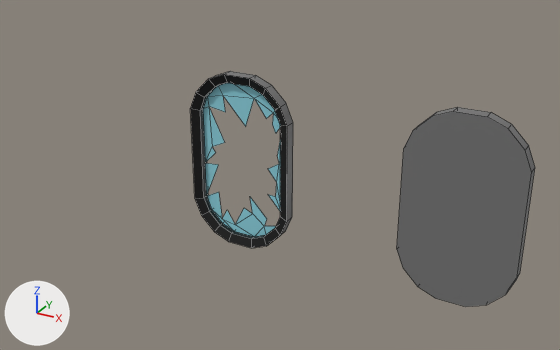
Before and after pictures for a commit that changed the FBX model Assets/Art/Models/Structures/WallMounts/Mirror.fbx.
Camera for both pictures: a camera (50 mm lens) standing at (-2.31, -2.44, 2.81) and looking at (-3.84, 0.33, 1.42). The axes (+X, +Y, +Z) are drawn at lower left. The lights are the same throughout. Mesh edges are drawn as thin lines. Where no turn or scale is listed for an object, it has been applied to the vertices.

The older version as bpy lines, for what is in view:
```python
me_cube_002 = bpy.data.meshes.new('Cube.002')
me_cube_002.from_pydata(...)  # 88 vertices, 53 faces; spans x -0.244..0.244, y 0.241..0.295, z 1.069..1.877
me_cube_002.materials.append(mat_palette05)  # picture img_palette05_png
me_cube_003 = bpy.data.meshes.new('Cube.003')
me_cube_003.from_pydata(...)  # 109 vertices, 92 faces; spans x -0.244..0.244, y 0.241..0.295, z 1.069..1.877
me_cube_003.materials.append(mat_palette05)  # picture img_palette05_png
ob_mirror = bpy.data.objects.new('mirror', me_cube_002)
ob_mirror.location = (-3.0, 0.0, 0.0)
ob_mirror_broken = bpy.data.objects.new('mirror-broken', me_cube_003)
ob_mirror_broken.location = (-4.0, 0.0, 0.0)
```
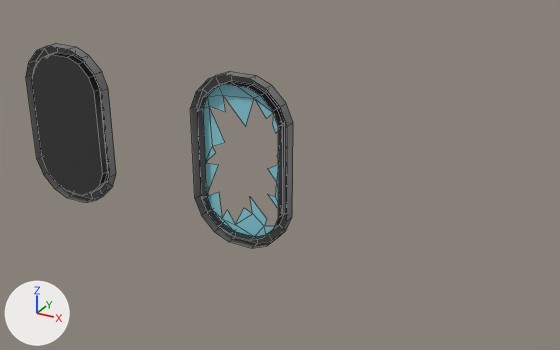
Where the change shows, as pixel boxes [x1, y1, x2, y2] in the pictures (560 x 350 px):
'mirror', deleted: before [397, 107, 535, 307]
'Mirror', added (black): after [26, 44, 116, 203]
part 1 of me_cube_003, cut back (black): before [190, 74, 287, 248]

The change, as a list of edits to the scene's bpy script:
```text
Change me_cube_003:
    used by ob_mirror_broken; location = (-4.0, 0.0, 0.0)
    remove me_cube_003.from_pydata(...)  # 109 vertices, 92 faces; spans x -0.244..0.244, y 0.241..0.295, z 1.069..1.877
    add me_cube_003.from_pydata(...)  # 109 vertices, 76 faces; spans x -0.244..0.244, y 0.24..0.295, z 1.069..1.877
    me_cube_003 part 1
    16 faces are deleted
    16 vertices in x -0.203..0.203, y 0.256, z 1.11..1.836 move by (0.0, -0.016, 0.0)
Add me_cube_002_1:
    me_cube_002_1.from_pydata(...)  # 80 vertices, 50 faces; spans x -0.244..0.244, y 0.24..0.295, z 1.069..1.877
    me_cube_002_1.materials.append(mat_palette05)  # picture img_palette05_png
Remove ob_mirror:
    ob_mirror = bpy.data.objects.new('mirror', me_cube_002)
    ob_mirror.location = (-3.0, 0.0, 0.0)
Add ob_mirror_1:
    ob_mirror_1 = bpy.data.objects.new('Mirror', me_cube_002_1)
    ob_mirror_1.location = (-5.0, 0.0, 0.0)
```
